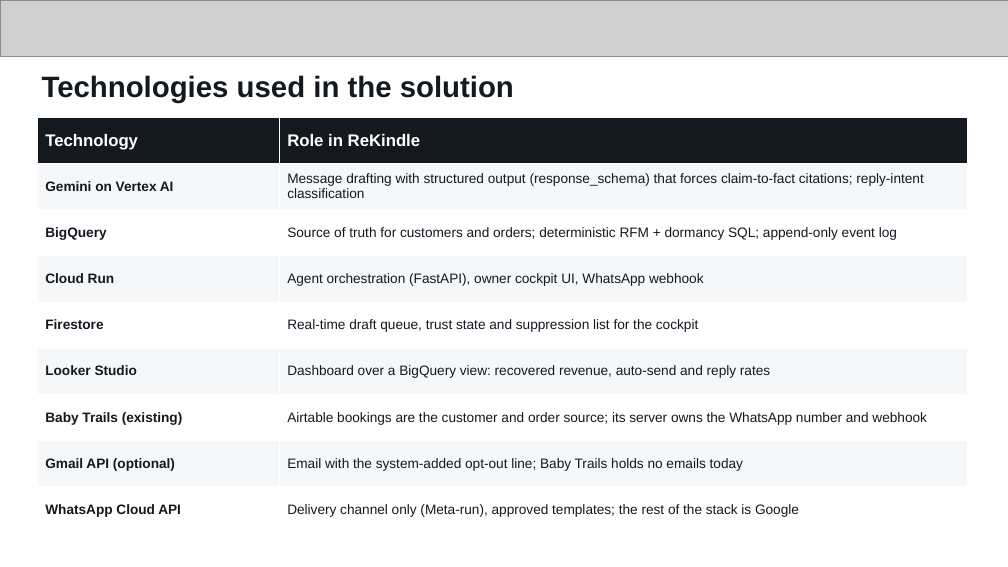
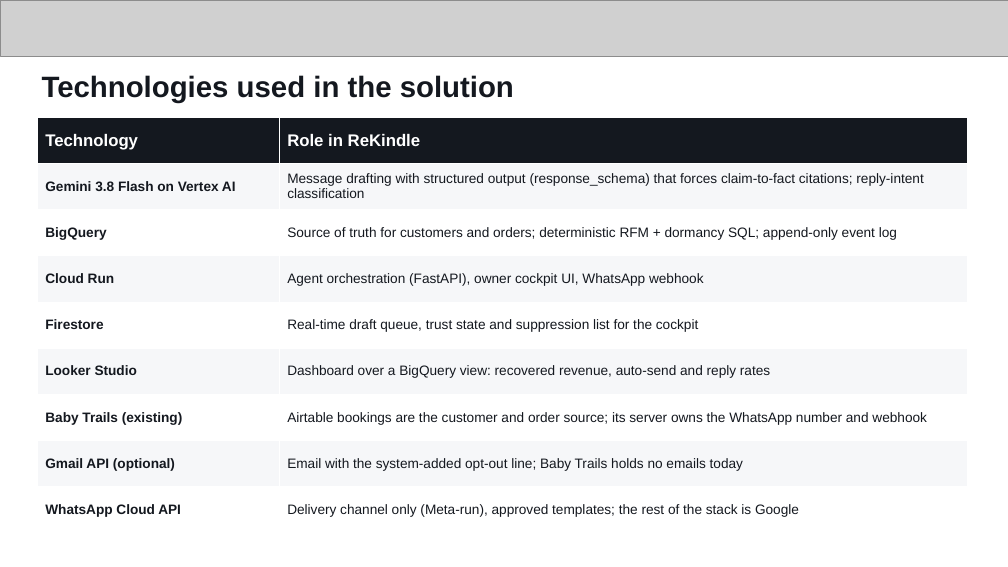
Before and after one commit to JayMandava/rekindle, a slide deck: slide 9 of docs/deck/ReKindle_AI_Builder_Cup.pptx. Drawn at 1008x567 pixels with LibreOffice and Linux fonts; fonts in the diff are those of the drawing; grey boxes stand for pictures. Boxes give left, top, right and bottom in pixels: in the first picture for what was removed or moved away, otherwise in the second. Text is boxed around its words. In the diff, an @@ line names an element or a change of style, - is before the commit and + after.

```diff
--- a/docs/deck/ReKindle_AI_Builder_Cup.pptx
+++ b/docs/deck/ReKindle_AI_Builder_Cup.pptx
@@ table at [38,117,968,533] @@
-row 2, column 1: Gemini on Vertex AI
+row 2, column 1: Gemini 3.8 Flash on Vertex AI
```
Also in this commit, not shown: 8 other files.
